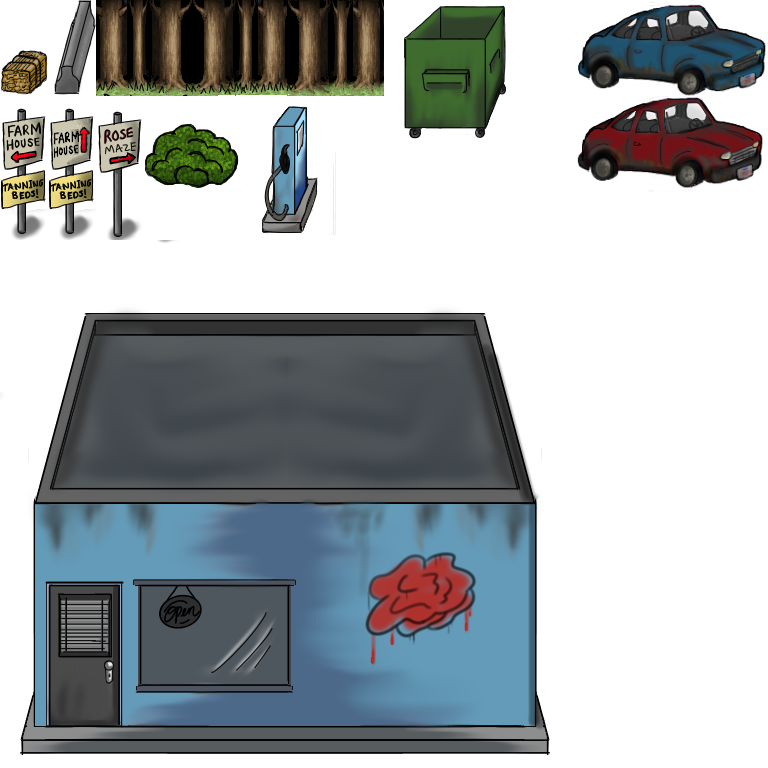
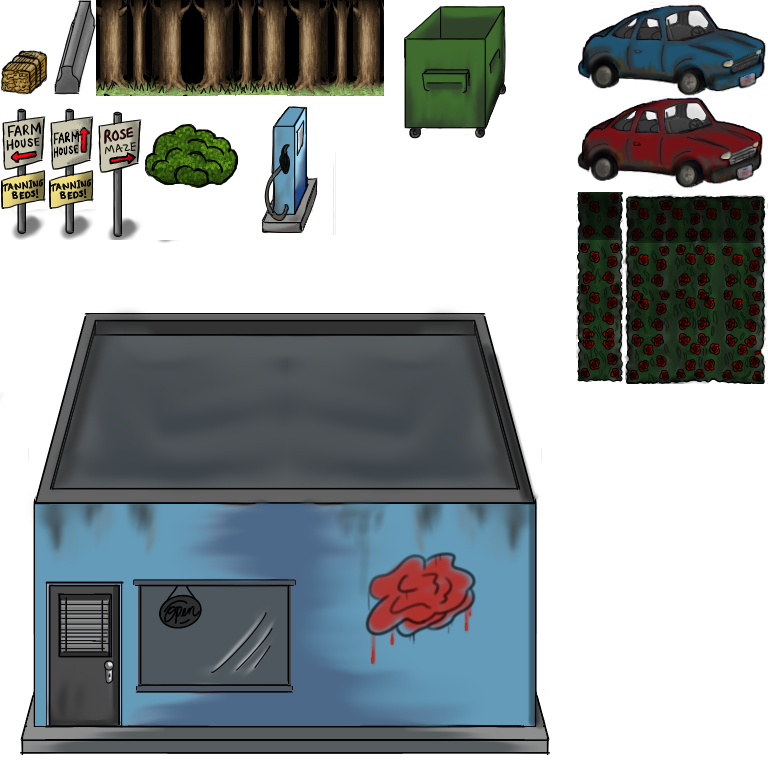
Two versions of the same layered image (768px x 768px). Layer-by-layer changes:
painted on "Tutorial_B.png" over [576, 192, 768, 384]
